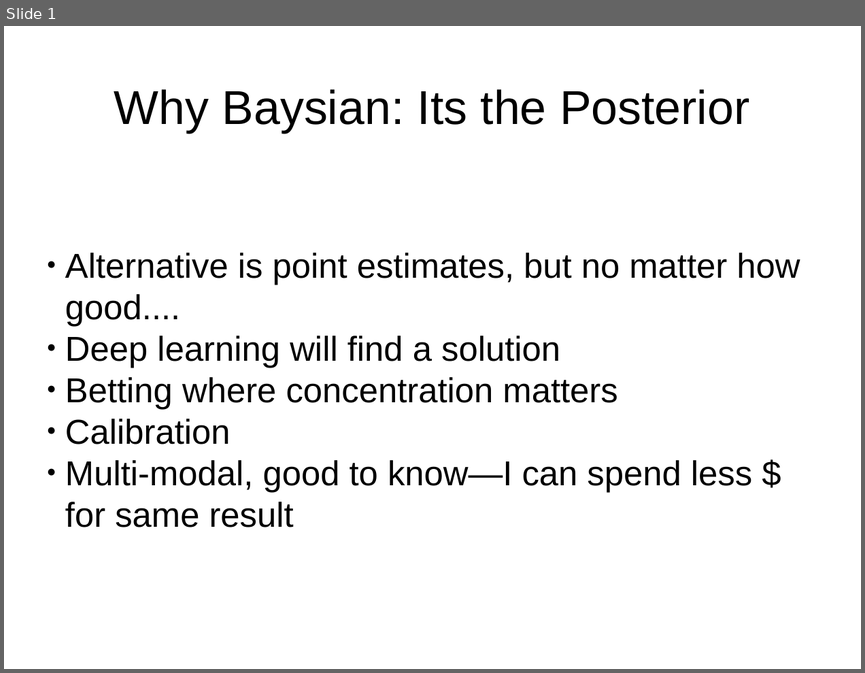
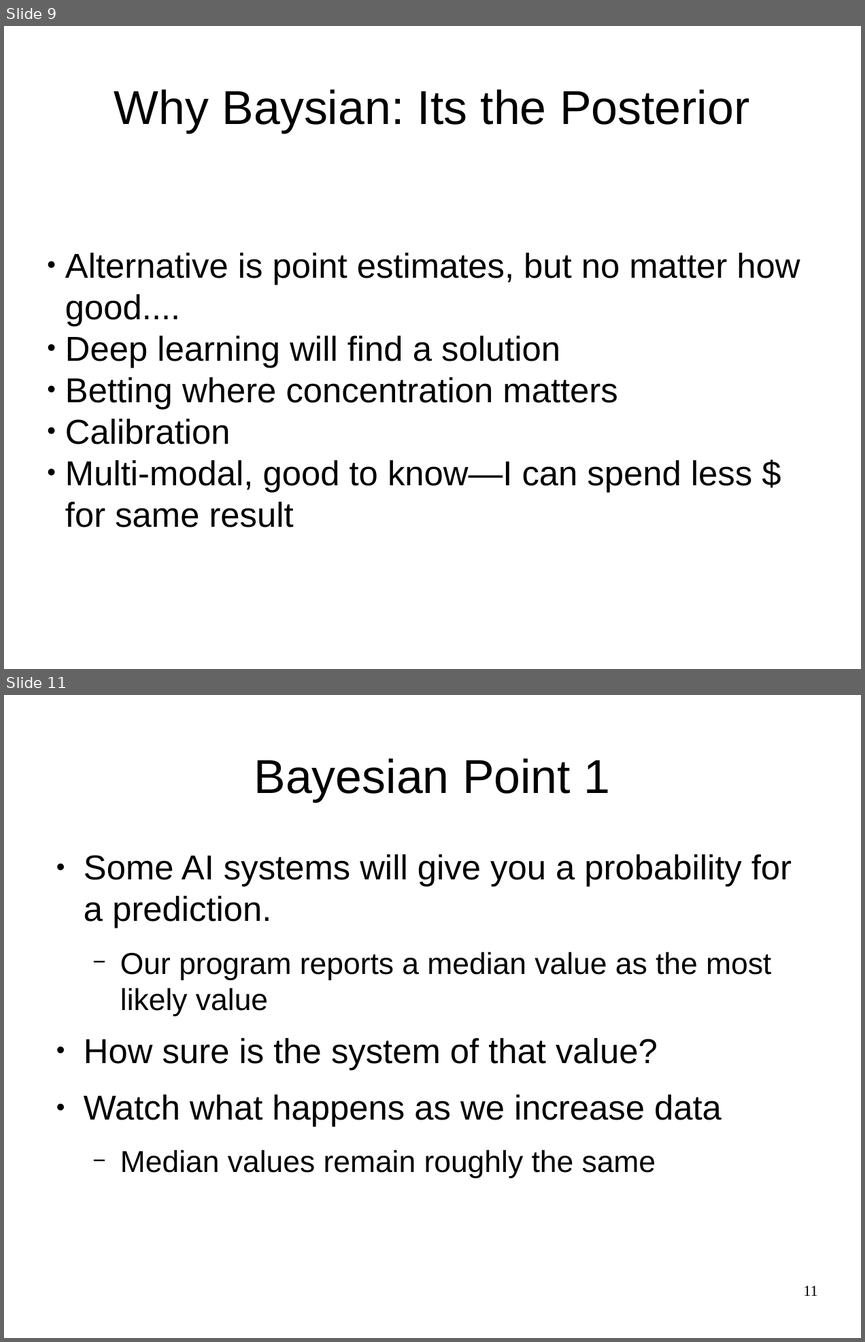
Before and after one commit to breckbaldwin/StanIsThePlan, a slide deck: talks/burlingtonMeetup2019/BurlingtonMeetup.odp. Shown one above the other, each under a label of ours: slide 1 before the commit, slides 9 and 11 after it; the slides between them are not shown. The pictures are 865x673 and 865x1342 pixels, drawn with LibreOffice and Linux fonts; fonts in the diff are those of the drawing. Boxes give left, top, right and bottom in pixels: in the first picture for what was removed or moved away, otherwise in the second. Text is boxed around its words. In the diff, an @@ line names an element or a change of style, - is before the commit and + after.

Commit message:
added in data size slides

```diff
--- a/talks/burlingtonMeetup2019/BurlingtonMeetup.odp
+++ b/talks/burlingtonMeetup2019/BurlingtonMeetup.odp
@@ slide 11 added at [4,695,861,1338], background #FFFFFF @@
@@ title added at [254,758,611,802], 44 pt, text #000000 @@
+Bayesian Point 1
@@ text added at [84,854,791,1178], 32 pt, text #000000 @@
+● Some AI systems will give you a probability for a prediction.
+  − Our program reports a median value as the most likely value
+● How sure is the system of that value?
+● Watch what happens as we increase data
+  − Median values remain roughly the same
@@ page number added at [803,1285,817,1295], 14 pt, text #000000 @@
+11
@@ what was slide 1 is now slide 9 @@
```
Also in this commit, not shown: 40 other slides added, 1 slide removed.
